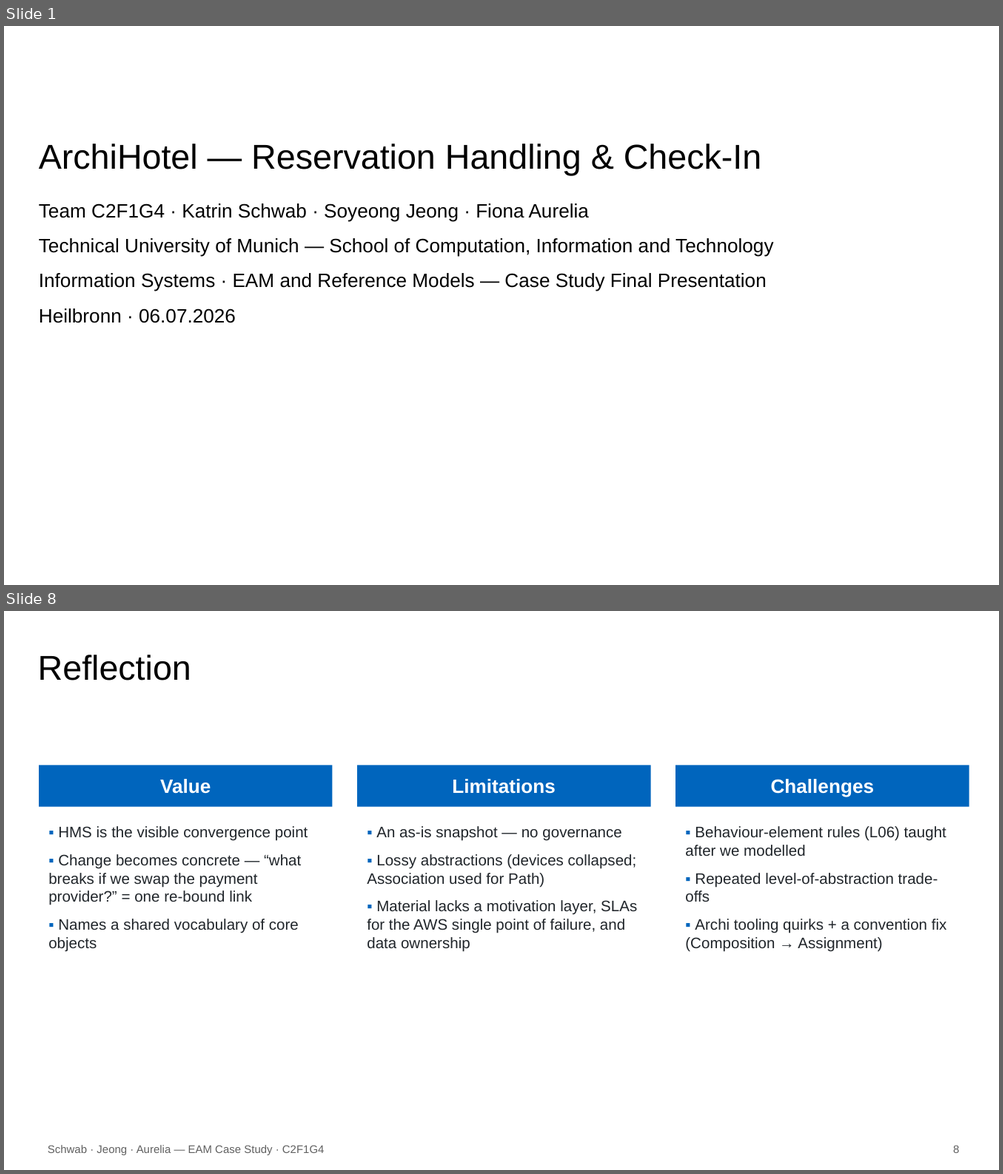
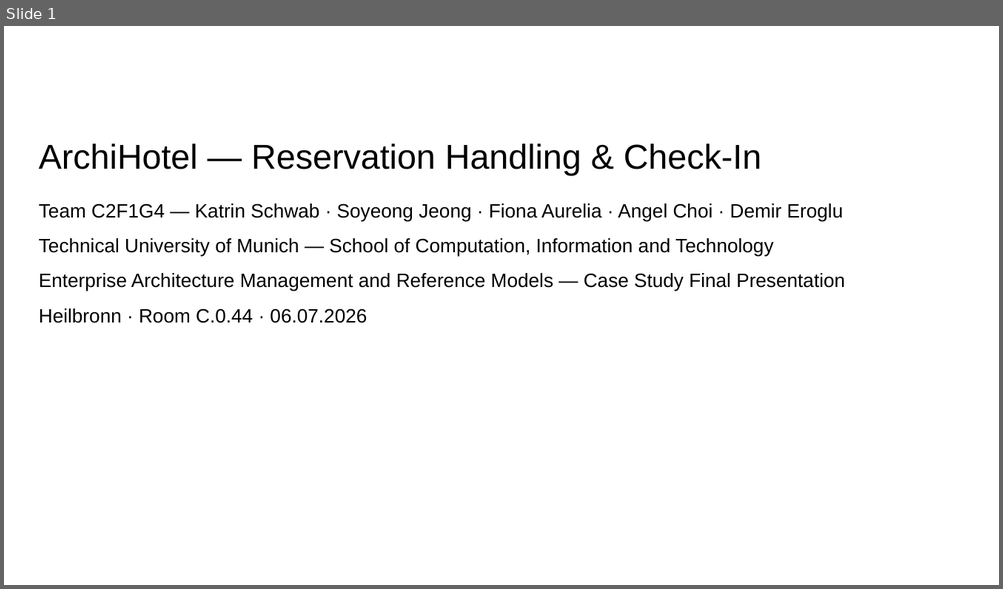
Before and after one commit to KatrinSchw/enterprise-architecture-model, a slide deck: slides/C2F1G4.pptx. Shown one above the other, each under a label of ours: slides 1 and 8 before the commit, slide 1 after it; the slides between them are not shown. The pictures are 1003x1174 and 1003x589 pixels, drawn with LibreOffice and Linux fonts; fonts in the diff are those of the drawing; background and template pictures are left out. Boxes give left, top, right and bottom in pixels: in the first picture for what was removed or moved away, otherwise in the second. Text is boxed around its words. In the diff, an @@ line names an element or a change of style, - is before the commit and + after.

```diff
--- a/slides/C2F1G4.pptx
+++ b/slides/C2F1G4.pptx
@@ slide 8 removed at [4,611,999,1170], background #FFFFFF @@
@@ title removed at [38,655,191,681] @@
-Reflection
@@ rectangle removed at [39,765,333,807] @@
-Value
@@ rectangle removed at [357,765,651,807] @@
-Limitations
@@ rectangle removed at [675,765,969,807] @@
-Challenges
@@ text removed at [48,826,308,951] @@
-▪ HMS is the visible convergence point
-▪ Change becomes concrete — “what breaks if we swap the payment provider?” = one re-bound link
-▪ Names a shared vocabulary of core objects
@@ text removed at [367,826,637,951] @@
-▪ An as-is snapshot — no governance
-▪ Lossy abstractions (devices collapsed; Association used for Path)
-▪ Material lacks a motivation layer, SLAs for the AWS single point of failure, and data ownership
@@ text removed at [685,826,947,951] @@
-▪ Behaviour-element rules (L06) taught after we modelled
-▪ Repeated level-of-abstraction trade-offs
-▪ Archi tooling quirks + a convention fix (Composition → Assignment)
@@ text removed at [48,1145,324,1156] @@
-Schwab · Jeong · Aurelia — EAM Case Study · C2F1G4
@@ text removed at [953,1145,959,1153] @@
-8
@@ slide 1 changed as well @@
@@ text at [39,204,843,222]: text changed @@
-Team C2F1G4 · Katrin Schwab · Soyeong Jeong · Fiona Aurelia
+Team C2F1G4 — Katrin Schwab · Soyeong Jeong · Fiona Aurelia · Angel Choi · Demir Eroglu
@@ text at [39,273,845,323]: text changed @@
-Information Systems · EAM and Reference Models — Case Study Final Presentation
-Heilbronn · 06.07.2026
+Enterprise Architecture Management and Reference Models — Case Study Final Presentation
+Heilbronn · Room C.0.44 · 06.07.2026
```
Also in this commit, not shown: 14 slides added, 7 other slides removed, 5 other files.
